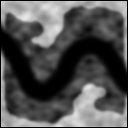
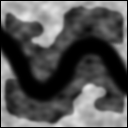
The second w=128, h=128 image is a revision of the first. Changes to its layers:
painted on "Border" over <box>1,16,127,117</box>
